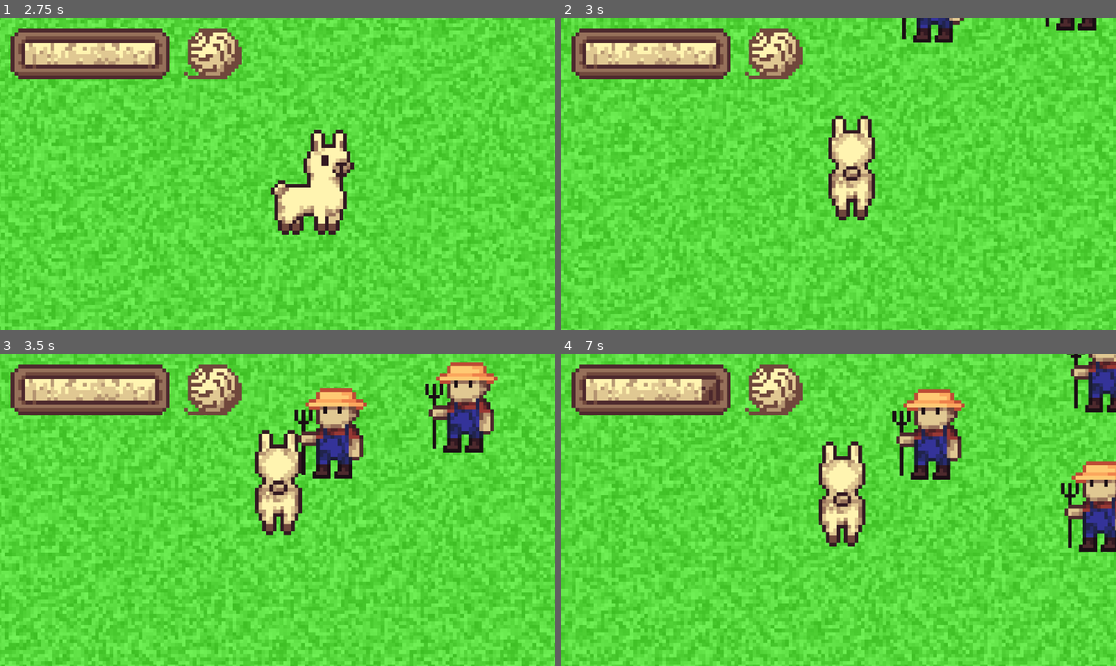
Above: before the commit, frames 1-4 (two rows, left to right).
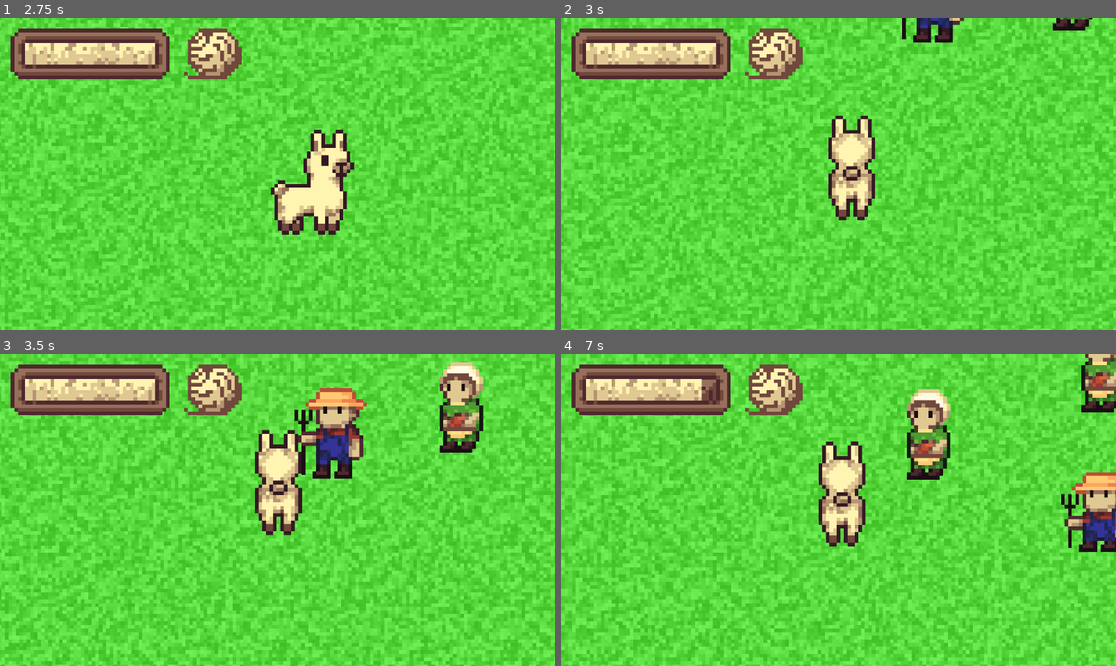
Above: after the commit, the same moments.

Repository: k4444th/Shear-Madness
Game: Godot game, scene res://scenes/main.tscn
Same seed, same stepped clock (60 frames per second), same inputs: the game is played once before the commit and once after it.
Inputs (mouse positions are in pixels of both pictures, inside the frame that each line leads up to):
- Up to frame 1 (2.75 s): tap Enter at 0.5 s; move the mouse to (399, 158) at 0.52 s; hold D (Right) 0.53-1.28 s; click (399, 158) at 0.67 s; move the mouse to (166, 189) at 1.27 s; hold S (Down) 1.28-2.03 s; move the mouse to (333, 105) at 2.02 s; hold D (Right) from 2.03 s (still down)
- Up to frame 2 (3 s): move the mouse to (810, 236) at 2.77 s; release D (Right) at 2.78 s; hold W (Up) from 2.78 s (still down); click (810, 236) at 2.92 s
- Up to frame 3 (3.5 s): keep holding W (Up)
- Up to frame 4 (7 s): move the mouse to (1005, 556) at 3.52 s; release W (Up) at 3.53 s; hold A (Left) 3.53-5.03 s; move the mouse to (672, 463) at 4.27 s; move the mouse to (866, 510) at 5.02 s; hold S (Down) 5.03-5.78 s; click (866, 510) at 5.17 s; move the mouse to (755, 432) at 5.77 s; hold D (Right) 5.78-6.53 s; move the mouse to (960, 494) at 6.52 s; hold W (Up) from 6.53 s (still down)

Frame 1 is identical in both runs. In frame 2, 0.2% of the frame differs, in the area x 87-97%, y 0-5%; in frame 3, 2.5%; in frame 4, 5.5%, in the area x 59-100%, y 0-60%.

Commit message:
Dynamic farmer skin

Diff:
--- a/scenes/farmer.tscn
+++ b/scenes/farmer.tscn
@@ -1,7 +1,9 @@
-[gd_scene load_steps=5 format=3 uid="uid://t5ew5c8xd66o"]
+[gd_scene load_steps=7 format=3 uid="uid://t5ew5c8xd66o"]
 
 [ext_resource type="Script" uid="uid://c0rlgwyy8qr0h" path="res://scripts/farmer.gd" id="1_2qlof"]
 [ext_resource type="Texture2D" uid="uid://bx7m4w0espvvt" path="res://assets/images/farmer/farmer1.png" id="1_vltvv"]
+[ext_resource type="Texture2D" uid="uid://csapmihi3pn4u" path="res://assets/images/farmer/farmer2.png" id="3_7541a"]
+[ext_resource type="Texture2D" uid="uid://bmlfotf6mgmn1" path="res://assets/images/farmer/farmer3.png" id="4_rov4t"]
 
 [sub_resource type="SpriteFrames" id="SpriteFrames_2qlof"]
 animations = [{
@@ -12,11 +14,27 @@
 "loop": true,
 "name": &"farmer1",
 "speed": 5.0
+}, {
+"frames": [{
+"duration": 1.0,
+"texture": ExtResource("3_7541a")
+}],
+"loop": true,
+"name": &"farmer2",
+"speed": 5.0
+}, {
+"frames": [{
+"duration": 1.0,
+"texture": ExtResource("4_rov4t")
+}],
+"loop": true,
+"name": &"farmer3",
+"speed": 5.0
 }]
 
 [sub_resource type="CapsuleShape2D" id="CapsuleShape2D_2qlof"]
-radius = 6.0
-height = 26.0
+radius = 5.0
+height = 22.0
 
 [node name="Farmer" type="CharacterBody2D"]
 script = ExtResource("1_2qlof")
@@ -24,7 +42,7 @@
 [node name="Sprite" type="AnimatedSprite2D" parent="."]
 position = Vector2(0, -10.5)
 sprite_frames = SubResource("SpriteFrames_2qlof")
-animation = &"farmer1"
+animation = &"farmer2"
 
 [node name="Timer" type="Timer" parent="."]
 wait_time = 0.25
@@ -36,7 +54,7 @@
 collision_mask = 3
 
 [node name="CollisionShape2D" type="CollisionShape2D" parent="Area2D"]
-position = Vector2(-2, 4)
+position = Vector2(1, 5.5)
 shape = SubResource("CapsuleShape2D_2qlof")
 
 [connection signal="timeout" from="Timer" to="." method="_on_timer_timeout"]
--- a/scripts/farmer.gd
+++ b/scripts/farmer.gd
@@ -1,5 +1,6 @@
 extends CharacterBody2D
 
+var numFarmerSprites := 3
 var speed := 25
 var direction: Vector2
 var randAngle: float
@@ -9,6 +10,10 @@
 @onready var sprite := $Sprite
 
 signal touchedLama()
+
+func _ready() -> void:
+	var skin = randi() % numFarmerSprites
+	sprite.animation = "farmer" + str(skin + 1)
 
 func calculateDirection(destPos: Vector2):
 	direction = (destPos - global_position).normalized()
Binary file added: assets/images/farmer/farmer2.png
Not shown, added: assets/images/farmer/farmer2.png.import
Binary file added: assets/images/farmer/farmer3.png
Not shown, added: assets/images/farmer/farmer3.png.import
